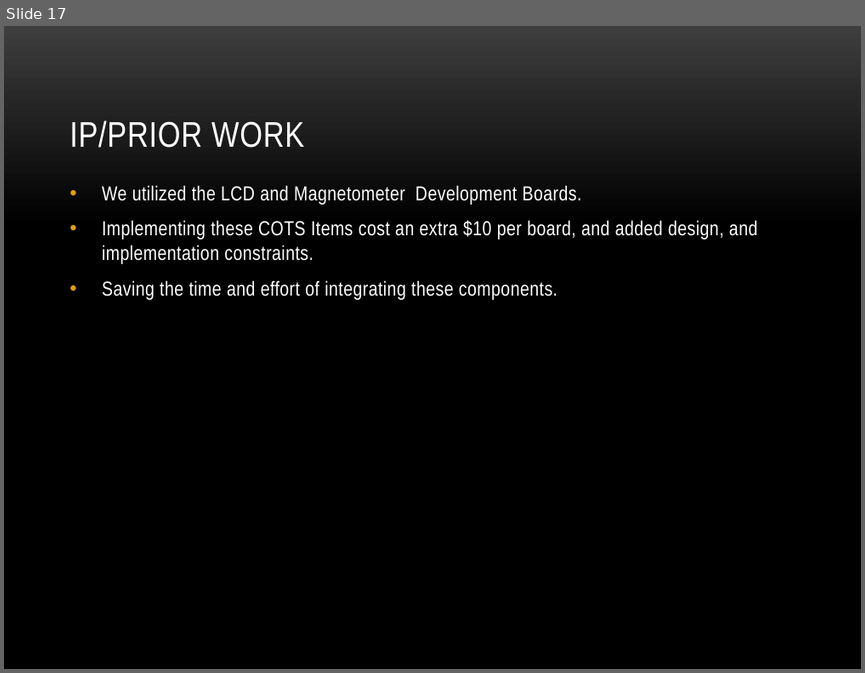
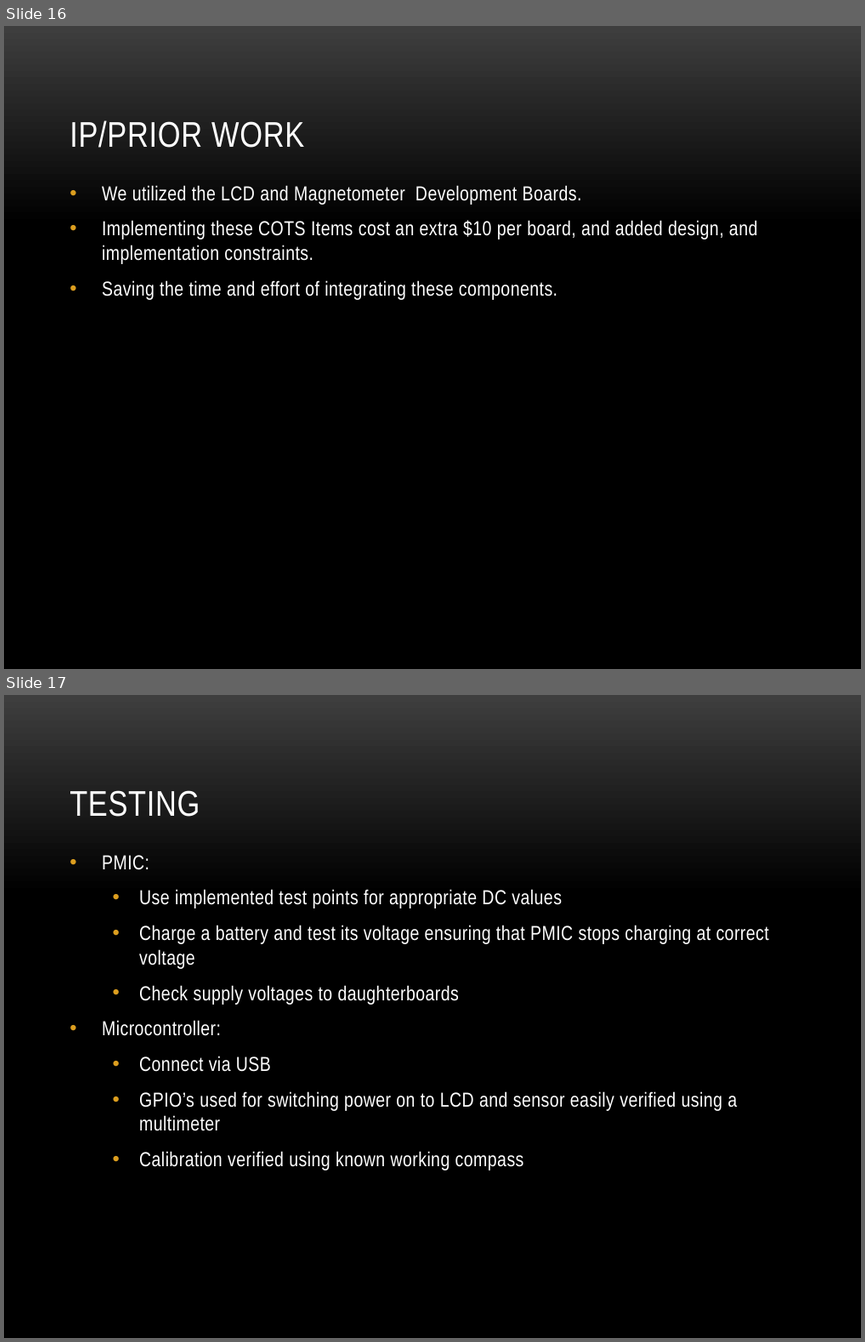
Before and after one commit to dosferatu/electronic-compass, a slide deck: Documentation/Project Documentation/Project Presentation.pptx. Shown one above the other, each under a label of ours: slide 17 before the commit, slides 16 and 17 after it. The pictures are 865x673 and 865x1342 pixels, drawn with LibreOffice and Linux fonts; fonts in the diff are those of the drawing; background and template pictures are left out. Boxes give left, top, right and bottom in pixels: in the first picture for what was removed or moved away, otherwise in the second. Text is boxed around its words. In the diff, an @@ line names an element or a change of style, - is before the commit and + after.

```diff
--- a/Documentation/Project Documentation/Project Presentation.pptx
+++ b/Documentation/Project Documentation/Project Presentation.pptx
@@ slide 17 added at (x1=4, y1=695, x2=861, y2=1338), background picture (left out) @@
@@ title added at (x1=69, y1=790, x2=200, y2=817), 30 pt, text #FFFFFF @@
+TESTING
@@ text added at (x1=102, y1=855, x2=769, y2=1170), 17 pt, text #FFFFFF @@
+• PMIC:
+  • Use implemented test points for appropriate DC values
+  • Charge a battery and test its voltage ensuring that PMIC stops charging at correct voltage
+  • Check supply voltages to daughterboards
+• Microcontroller:
+  • Connect via USB
+  • GPIO’s used for switching power on to LCD and sensor easily verified using a multimeter
+  • Calibration verified using known working compass
@@ what was slide 17 is now slide 16 @@
```
Also in this commit, not shown: 2 slides changed, 2 other slides added, 2 slides removed, 1 other file.
